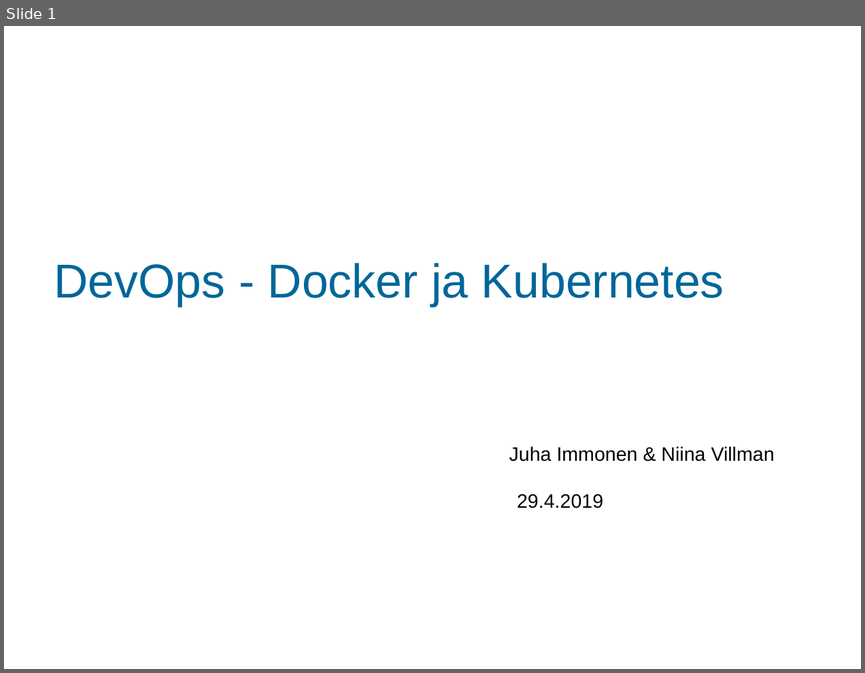
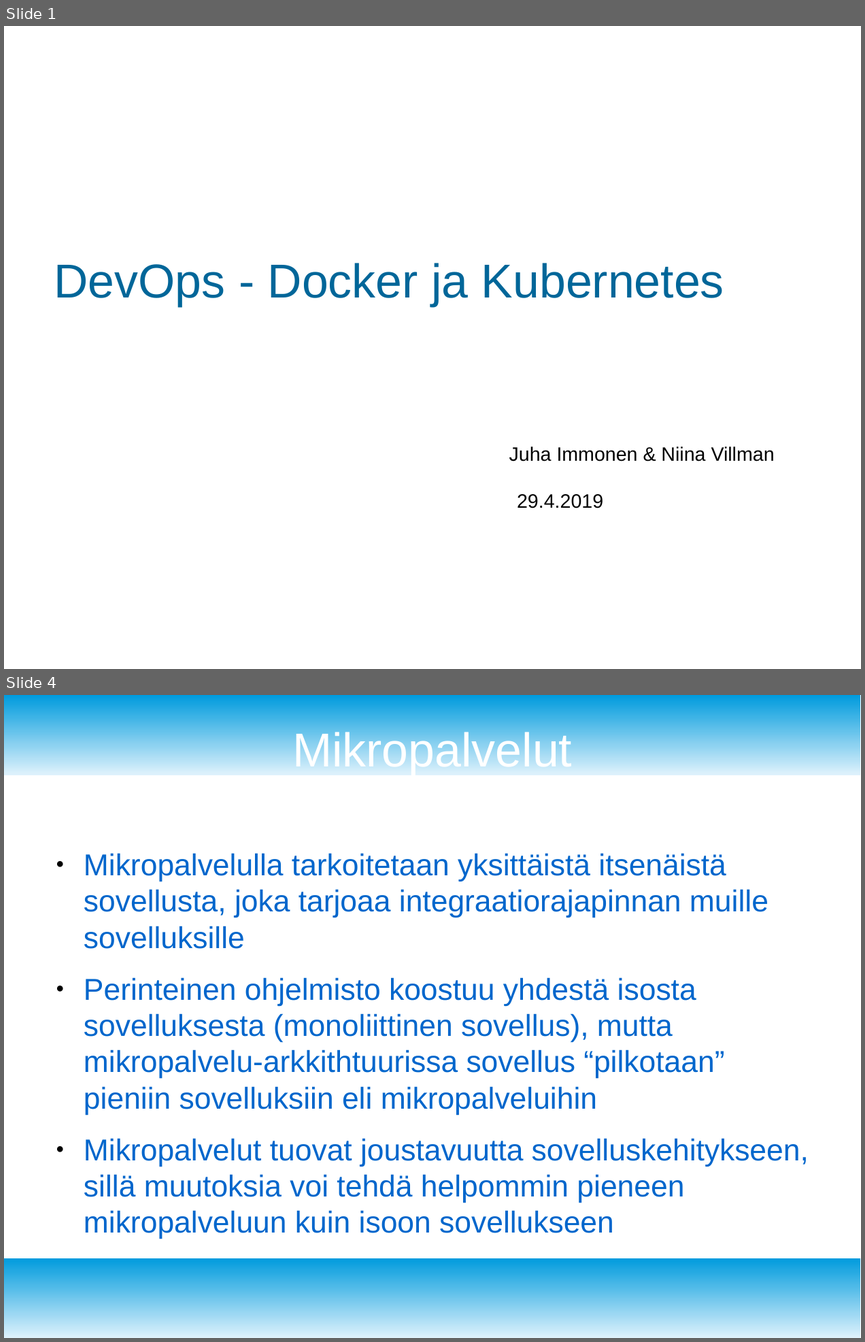
Before and after one commit to immonju1/pilvipalvelut, a slide deck: documents/pilvipalvelut_esitys_immonen_villman.odp. Shown one above the other, each under a label of ours: slide 1 before the commit, slides 1 and 4 after it; the slides between them are not shown. The pictures are 865x673 and 865x1342 pixels, drawn with LibreOffice and Linux fonts; fonts in the diff are those of the drawing; background and template pictures are left out. Boxes give left, top, right and bottom in pixels: in the first picture for what was removed or moved away, otherwise in the second. Text is boxed around its words. In the diff, an @@ line names an element or a change of style, - is before the commit and + after.

```diff
--- a/documents/pilvipalvelut_esitys_immonen_villman.odp
+++ b/documents/pilvipalvelut_esitys_immonen_villman.odp
@@ slide 4 added at [4,695,861,1338], background #FFFFFF @@
@@ rectangle added at [4,695,861,775], fill gradient #DFF2FC to #009BDD @@
@@ title added at [292,728,572,775], 44 pt, text #FFFFFF @@
+Mikropalvelut
@@ text added at [84,853,808,1233], 28 pt, text #0066CC @@
+● Mikropalvelulla tarkoitetaan yksittäistä itsenäistä sovellusta, joka tarjoaa integraatiorajapinnan muille sovelluksille
+● Perinteinen ohjelmisto koostuu yhdestä isosta sovelluksesta (monoliittinen sovellus), mutta mikropalvelu-arkkithtuurissa sovellus “pilkotaan” pieniin sovelluksiin eli mikropalveluihin
+● Mikropalvelut tuovat joustavuutta sovelluskehitykseen, sillä muutoksia voi tehdä helpommin pieneen mikropalveluun kuin isoon sovellukseen
@@ rectangle added at [4,1258,861,1338], fill gradient #DFF2FC to #009BDD @@
```
Also in this commit, not shown: 2 slides changed, 9 other slides added, 6 slides removed.
